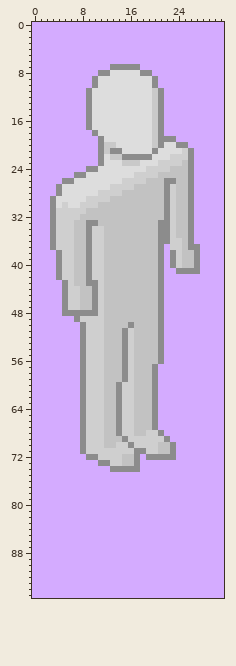
Pixel-art file -- core/assets/player/person.ase. The picture above was drawn from the file before the commit.
32x96 pixels, 1 frame.
And afterwards:
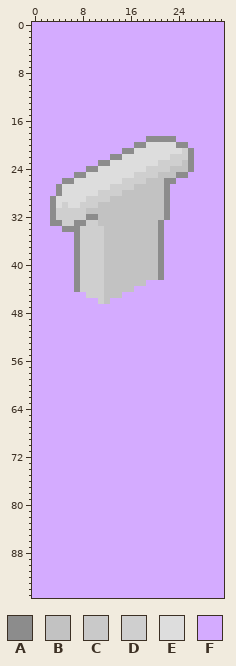
Palette (. is transparent): A #8c8c8c  B #c2c2c2  C #c9c9c9  D #cfcfcf  E #dddddd  F #d4abff
The exact change:
layer "Feet" now hidden
layer "Legs" now hidden
layer "Left Arm" now hidden
layer "Head" now hidden
layer "Right Arm" now hidden
@@ x 0..31 @@
  6 FFFFFFFFFFFFFFFFFFFFFFFFFFFFFFFF
- 7 FFFFFFFFFFFFFAAAAAFFFFFFFFFFFFFF
- 8 FFFFFFFFFFFAAEEEEEAAFFFFFFFFFFFF
- 9 FFFFFFFFFFAEEEEEEEEEAFFFFFFFFFFF
-10 FFFFFFFFFFAEEEEEEEEEAFFFFFFFFFFF
-11 FFFFFFFFFAEEEEEEEEEECAFFFFFFFFFF
-12 FFFFFFFFFAEEEEEEEEEECAFFFFFFFFFF
-13 FFFFFFFFFAEEEEEEEEEECAFFFFFFFFFF
-14 FFFFFFFFFAEEEEEEEEEECAFFFFFFFFFF
-15 FFFFFFFFFAEEEEEEEEEECAFFFFFFFFFF
-16 FFFFFFFFFAEEEEEEEEEECAFFFFFFFFFF
-17 FFFFFFFFFAEEEEEEEEEECAFFFFFFFFFF
-18 FFFFFFFFFFAEEEEEEEEECAFFFFFFFFFF
-19 FFFFFFFFFFFAEEEEEEEECAAAFFFFFFFF
-20 FFFFFFFFFFFACCEEEEEECAEEAAFFFFFF
-21 FFFFFFFFFFFACAAEEEEEAEEEEDAFFFFF
-22 FFFFFFFFFFFAECCAAAAAEEEDDDAFFFFF
-23 FFFFFFFFFFFAEEECCCEEEDDDDBAFFFFF
+ 7 FFFFFFFFFFFFFFFFFFFFFFFFFFFFFFFF
+ 8 FFFFFFFFFFFFFFFFFFFFFFFFFFFFFFFF
+ 9 FFFFFFFFFFFFFFFFFFFFFFFFFFFFFFFF
+10 FFFFFFFFFFFFFFFFFFFFFFFFFFFFFFFF
+11 FFFFFFFFFFFFFFFFFFFFFFFFFFFFFFFF
+12 FFFFFFFFFFFFFFFFFFFFFFFFFFFFFFFF
+13 FFFFFFFFFFFFFFFFFFFFFFFFFFFFFFFF
+14 FFFFFFFFFFFFFFFFFFFFFFFFFFFFFFFF
+15 FFFFFFFFFFFFFFFFFFFFFFFFFFFFFFFF
+16 FFFFFFFFFFFFFFFFFFFFFFFFFFFFFFFF
+17 FFFFFFFFFFFFFFFFFFFFFFFFFFFFFFFF
+18 FFFFFFFFFFFFFFFFFFFFFFFFFFFFFFFF
+19 FFFFFFFFFFFFFFFFFFFAAAAAFFFFFFFF
+20 FFFFFFFFFFFFFFFFFAAEEEEEAAFFFFFF
+21 FFFFFFFFFFFFFFFAAEEEEEEEEDAFFFFF
+22 FFFFFFFFFFFFFAAEEEEEEEEDDDAFFFFF
+23 FFFFFFFFFFFAAEEEEEEEEDDDDBAFFFFF
 24 FFFFFFFFFAAEEEEEEEEDDDDBBBAFFFFF
-25 FFFFFFFAAEEEEEEEEDDDDBBBBBAFFFFF
-26 FFFFFAAEEEEEEEEDDDDBBBAABBAFFFFF
-27 FFFFAEEEEEEEEDDDDBBBBBADBBAFFFFF
-28 FFFFAEEEEEEDDDDBBBBBBBADBBAFFFFF
-29 FFFAEEEEEDDDDBBBBBBBBBADBBAFFFFF
-30 FFFAEDEEDDDBBBBBBBBBBBADBBAFFFFF
-31 FFFADDDDDBBBBBBBBBBBBBADBBAFFFFF
-32 FFFADDDDBBBBBBBBBBBBBBADBBAFFFFF
-33 FFFADDDBBAABBBBBBBBBBAADBBAFFFFF
-34 FFFADDDBBADDBBBBBBBBBAADBBAFFFFF
-35 FFFADDDBBADDBBBBBBBBBAADBBAFFFFF
-36 FFFADDDBBADDBBBBBBBBBAADDBAFFFFF
-37 FFFADDDBBADDBBBBBBBBBAFDDBAAFFFF
-38 FFFFADDBBADDBBBBBBBBBAFADBBAFFFF
-39 FFFFADDBBADDBBBBBBBBBAFADBBAFFFF
-40 FFFFADDBBADDBBBBBBBBBAFADBBAFFFF
-41 FFFFADDBBADDBBBBBBBBBAFFAAAAFFFF
-42 FFFFADDBBADDBBBBBBBBBAFFFFFFFFFF
-43 FFFFFADBBAADBBBBBBBBBAFFFFFFFFFF
-44 FFFFFADDBBADBBBBBBBBBAFFFFFFFFFF
-45 FFFFFADDBBADBBBBBBBBBAFFFFFFFFFF
-46 FFFFFADDBBADBBBBBBBBBAFFFFFFFFFF
-47 FFFFFADDBBADBBBBBBBBBAFFFFFFFFFF
-48 FFFFFAAAAAADBBBBBBBBBAFFFFFFFFFF
-49 FFFFFFFADDDDBBBBBBBBBAFFFFFFFFFF
-50 FFFFFFFFADDDBBBBABBBBAFFFFFFFFFF
-51 FFFFFFFFADDDBBBADBBBBAFFFFFFFFFF
-52 FFFFFFFFADDDBBBADBBBBAFFFFFFFFFF
-53 FFFFFFFFADDDBBBADBBBBAFFFFFFFFFF
-54 FFFFFFFFADDDBBBADBBBBAFFFFFFFFFF
-55 FFFFFFFFADDDBBBADBBBBAFFFFFFFFFF
-56 FFFFFFFFADDDBBBADBBBBAFFFFFFFFFF
-57 FFFFFFFFADDDBBBADBBBAFFFFFFFFFFF
-58 FFFFFFFFADDDBBBADBBBAFFFFFFFFFFF
-59 FFFFFFFFADDDBBBADBBBAFFFFFFFFFFF
-60 FFFFFFFFADDDBBADDBBBAFFFFFFFFFFF
-61 FFFFFFFFADDDBBADDBBBAFFFFFFFFFFF
-62 FFFFFFFFADDDBBADDBBBAFFFFFFFFFFF
-63 FFFFFFFFADDDBBADDBBBAFFFFFFFFFFF
-64 FFFFFFFFADDDBBADDBBBAFFFFFFFFFFF
-65 FFFFFFFFADDDBBADDBBBAFFFFFFFFFFF
-66 FFFFFFFFADDDBBADDBBBAFFFFFFFFFFF
-67 FFFFFFFFADDDBBADDBBBAFFFFFFFFFFF
-68 FFFFFFFFADDDBBADDBBDDAFFFFFFFFFF
-69 FFFFFFFFADDDBBBADDDDDDAFFFFFFFFF
-70 FFFFFFFFADDDBBDDADDDDBBAFFFFFFFF
-71 FFFFFFFFADDDDDDDDAADDBBAFFFFFFFF
-72 FFFFFFFFFAADDDDBBAFAAAAAFFFFFFFF
-73 FFFFFFFFFFFAADDBBAFFFFFFFFFFFFFF
-74 FFFFFFFFFFFFFAAAAAFFFFFFFFFFFFFF
+25 FFFFFFFAAEEEEEEEEDDDDBBBAAFFFFFF
+26 FFFFFAAEEEEEEEEDDDDBBBAAFFFFFFFF
+27 FFFFAEEEEEEEEDDDDBBBBBAFFFFFFFFF
+28 FFFFAEEEEEEDDDDBBBBBBBAFFFFFFFFF
+29 FFFAEEEEEDDDDBBBBBBBBBAFFFFFFFFF
+30 FFFAEDEEDDDBBBBBBBBBBBAFFFFFFFFF
+31 FFFADDDDDBBBBBBBBBBBBBAFFFFFFFFF
+32 FFFADDDDDAABBBBBBBBBBBAFFFFFFFFF
+33 FFFAADDAADDBBBBBBBBBBAFFFFFFFFFF
+34 FFFFFAAADDDDBBBBBBBBBAFFFFFFFFFF
+35 FFFFFFFADDDDBBBBBBBBBAFFFFFFFFFF
+36 FFFFFFFADDDDBBBBBBBBBAFFFFFFFFFF
+37 FFFFFFFADDDDBBBBBBBBBAFFFFFFFFFF
+38 FFFFFFFADDDDBBBBBBBBBAFFFFFFFFFF
+39 FFFFFFFADDDDBBBBBBBBBAFFFFFFFFFF
+40 FFFFFFFADDDDBBBBBBBBBAFFFFFFFFFF
+41 FFFFFFFADDDDBBBBBBBBBAFFFFFFFFFF
+42 FFFFFFFADDDDBBBBBBBBBAFFFFFFFFFF
+43 FFFFFFFADDDDBBBBBBBFFFFFFFFFFFFF
+44 FFFFFFFADDDDBBBBBFFFFFFFFFFFFFFF
+45 FFFFFFFFFDDDBBBFFFFFFFFFFFFFFFFF
+46 FFFFFFFFFFFDBFFFFFFFFFFFFFFFFFFF
+47 FFFFFFFFFFFFFFFFFFFFFFFFFFFFFFFF
+48 FFFFFFFFFFFFFFFFFFFFFFFFFFFFFFFF
+49 FFFFFFFFFFFFFFFFFFFFFFFFFFFFFFFF
+50 FFFFFFFFFFFFFFFFFFFFFFFFFFFFFFFF
+51 FFFFFFFFFFFFFFFFFFFFFFFFFFFFFFFF
+52 FFFFFFFFFFFFFFFFFFFFFFFFFFFFFFFF
+53 FFFFFFFFFFFFFFFFFFFFFFFFFFFFFFFF
+54 FFFFFFFFFFFFFFFFFFFFFFFFFFFFFFFF
+55 FFFFFFFFFFFFFFFFFFFFFFFFFFFFFFFF
+56 FFFFFFFFFFFFFFFFFFFFFFFFFFFFFFFF
+57 FFFFFFFFFFFFFFFFFFFFFFFFFFFFFFFF
+58 FFFFFFFFFFFFFFFFFFFFFFFFFFFFFFFF
+59 FFFFFFFFFFFFFFFFFFFFFFFFFFFFFFFF
+60 FFFFFFFFFFFFFFFFFFFFFFFFFFFFFFFF
+61 FFFFFFFFFFFFFFFFFFFFFFFFFFFFFFFF
+62 FFFFFFFFFFFFFFFFFFFFFFFFFFFFFFFF
+63 FFFFFFFFFFFFFFFFFFFFFFFFFFFFFFFF
+64 FFFFFFFFFFFFFFFFFFFFFFFFFFFFFFFF
+65 FFFFFFFFFFFFFFFFFFFFFFFFFFFFFFFF
+66 FFFFFFFFFFFFFFFFFFFFFFFFFFFFFFFF
+67 FFFFFFFFFFFFFFFFFFFFFFFFFFFFFFFF
+68 FFFFFFFFFFFFFFFFFFFFFFFFFFFFFFFF
+69 FFFFFFFFFFFFFFFFFFFFFFFFFFFFFFFF
+70 FFFFFFFFFFFFFFFFFFFFFFFFFFFFFFFF
+71 FFFFFFFFFFFFFFFFFFFFFFFFFFFFFFFF
+72 FFFFFFFFFFFFFFFFFFFFFFFFFFFFFFFF
+73 FFFFFFFFFFFFFFFFFFFFFFFFFFFFFFFF
+74 FFFFFFFFFFFFFFFFFFFFFFFFFFFFFFFF
 75 FFFFFFFFFFFFFFFFFFFFFFFFFFFFFFFF
